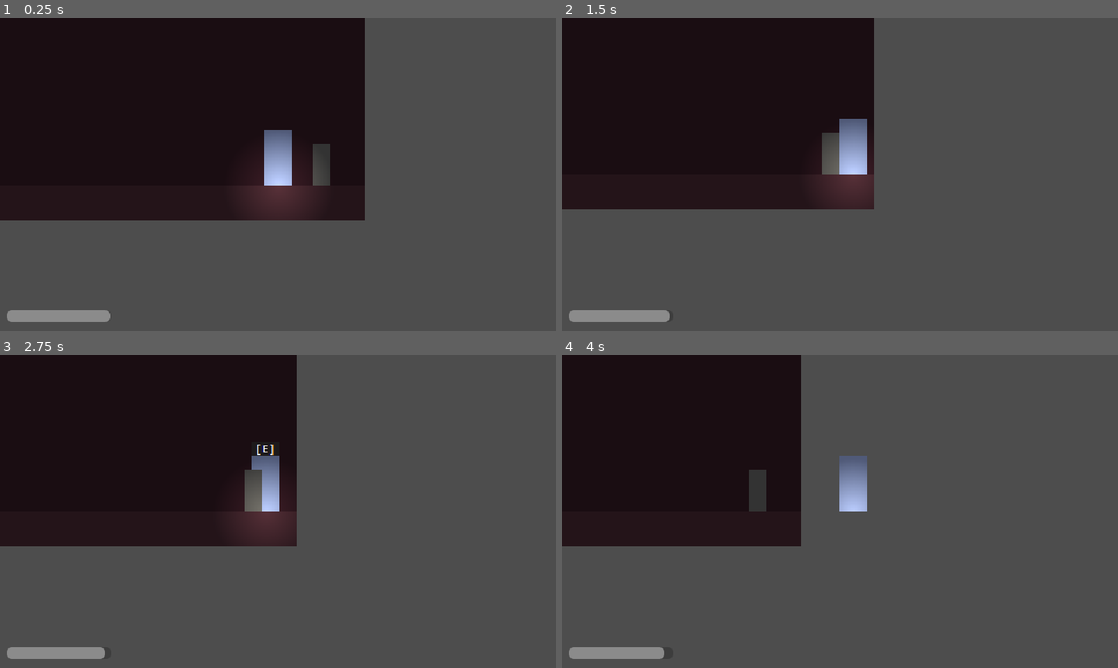
Above: before the commit, frames 1-4 (two rows, left to right).
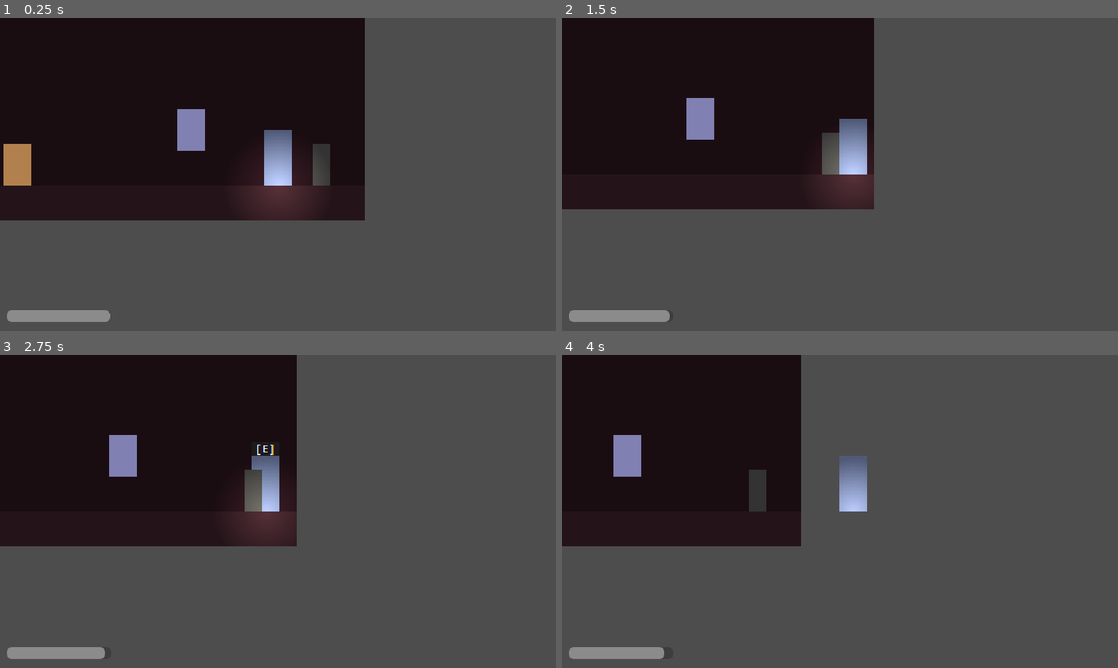
Above: after the commit, the same moments.

Repository: PNVDEVOPS/balagan_game
Game: Godot game, scene res://scenes/rooms/room_bedroom.tscn
Same seed, same stepped clock (60 frames per second), same inputs: the game is played once before the commit and once after it. This scene is started directly instead of the project's main scene.
Inputs:
- Up to frame 1 (0.25 s): no input
- Up to frame 2 (1.5 s): tap Enter at 0.5 s; hold Space (advance_dialogue) 0.53-1.28 s; hold D (move_right) from 0.53 s (still down); tap Q (hide) at 1.35 s
- Up to frame 3 (2.75 s): release D (move_right) at 2.03 s; hold A (move_left) from 2.03 s (still down); hold E (interact) from 2.03 s (still down)
- Up to frame 4 (4 s): release A (move_left) at 2.78 s; release E (interact) at 2.78 s; hold D (move_right) from 2.78 s (still down); tap Shift (run) at 2.85 s; hold Space (advance_dialogue) from 3.53 s (still down)

The runs differ from the first frame. In frame 1, 1.3% of the frame differs, in the area x 0-37%, y 29-54%; in frame 2, 0.7%; in frame 3, 0.7%; in frame 4, 0.7%.
Error in both runs: Invalid call. Nonexistent function 'set_facing' in base 'PointLight2D (flashlight.gd)'. (res://scripts/player/player.gd:22)

Commit message:
feat: bedroom — bishik puzzle, doll artifact, mother diary notes, 700px height

Diff:
--- a/scenes/rooms/room_bedroom.tscn
+++ b/scenes/rooms/room_bedroom.tscn
@@ -7,6 +7,7 @@
 [ext_resource type="Script" path="res://scripts/rooms/room_bedroom_logic.gd" id="5"]
 [ext_resource type="PackedScene" uid="uid://pickable001" path="res://scenes/objects/pickable.tscn" id="6"]
 [ext_resource type="PackedScene" uid="uid://examinable001" path="res://scenes/objects/examinable.tscn" id="7"]
+[ext_resource type="PackedScene" uid="uid://usable001" path="res://scenes/objects/usable.tscn" id="8"]
 
 [sub_resource type="WorldBoundaryShape2D" id="WorldBoundaryShape2D_floor"]
 
@@ -15,57 +16,86 @@
 
 [node name="Background" type="ColorRect" parent="."]
 offset_right = 1800.0
-offset_bottom = 360.0
+offset_bottom = 700.0
 color = Color(0.102, 0.051, 0.071, 1)
 
 [node name="FloorVisual" type="ColorRect" parent="."]
-offset_top = 320.0
+offset_top = 660.0
 offset_right = 1800.0
-offset_bottom = 360.0
+offset_bottom = 700.0
 color = Color(0.14, 0.08, 0.1, 1)
 
 [node name="Floor" type="StaticBody2D" parent="."]
-position = Vector2(0, 320)
+position = Vector2(0, 660)
 
 [node name="CollisionShape2D" type="CollisionShape2D" parent="Floor"]
 shape = SubResource("WorldBoundaryShape2D_floor")
 
 [node name="Player" parent="." instance=ExtResource("1")]
-position = Vector2(1700, 300)
+position = Vector2(1700, 640)
 
 [node name="SpawnPoint" type="Marker2D" parent="."]
-position = Vector2(1700, 300)
+position = Vector2(1700, 640)
 
 [node name="RoomRight" type="Marker2D" parent="."]
 position = Vector2(1800, 180)
 
 [node name="DoorBack" parent="." instance=ExtResource("2")]
-position = Vector2(1750, 320)
+position = Vector2(1750, 660)
 door_id = "door_back"
 
 [node name="Wardrobe" parent="." instance=ExtResource("4")]
-position = Vector2(100, 320)
+position = Vector2(100, 660)
 
 [node name="BedExamine" parent="." instance=ExtResource("7")]
-position = Vector2(700, 320)
+position = Vector2(800, 660)
 examine_text = "Кровать. Постель смята, будто кто-то спал совсем недавно."
 
-[node name="NotePickable" parent="." instance=ExtResource("6")]
-position = Vector2(400, 320)
-item_id = "note_shelf"
-item_name = "Записка"
-pickup_text = "Рукописная записка: «За третьей иконой слева — тайник»."
+[node name="RiddleBishik" parent="." instance=ExtResource("7")]
+position = Vector2(550, 620)
+examine_text = ""
 
-[node name="Shelf" parent="." instance=ExtResource("7")]
-position = Vector2(1200, 320)
-examine_text = "Иконы в ряд. За одной что-то поблёскивает."
+[node name="Bishik" parent="." instance=ExtResource("7")]
+position = Vector2(600, 660)
+examine_text = ""
 
-[node name="AmuletPickable" parent="." instance=ExtResource("6")]
-position = Vector2(1210, 320)
+[node name="KeyPickable" parent="." instance=ExtResource("6")]
+position = Vector2(600, 660)
 visible = false
-monitoring = false
-item_id = "bone_amulet"
-item_name = "Костяной амулет"
-pickup_text = "Холодный. Форма — собачья лапа. Как будто сделан давно, но специально."
+item_id = "chest_key_2"
+item_name = "Старый ключ"
+pickup_text = "Под пелёнкой. Холодный. Кто-то спрятал давно."
+
+[node name="ChestDoll" parent="." instance=ExtResource("8")]
+position = Vector2(1400, 660)
+required_item = "chest_key_2"
+success_text = "Крышка поддаётся. Пахнет старым шёлком."
+fail_text = "Сундук заперт."
+
+[node name="DollPickable" parent="." instance=ExtResource("6")]
+position = Vector2(1400, 660)
+visible = false
+item_id = "doll"
+item_name = "Тряпичная кукла"
+pickup_text = "Маленькая, в шёлке. Одно ухо надорвано. Тёплая."
+
+[node name="NoteMother1" parent="." instance=ExtResource("7")]
+position = Vector2(200, 620)
+examine_text = ""
+
+[node name="NoteMother2" parent="." instance=ExtResource("7")]
+position = Vector2(380, 620)
+examine_text = ""
+
+[node name="NoteMother3" parent="." instance=ExtResource("7")]
+position = Vector2(1600, 620)
+examine_text = ""
+
+[node name="NoteAiyyna3" parent="." instance=ExtResource("7")]
+position = Vector2(1000, 620)
+examine_text = ""
+
+[node name="RoomBottom" type="Marker2D" parent="."]
+position = Vector2(0, 700)
 
 [node name="HUD" parent="." instance=ExtResource("3")]
--- a/scripts/rooms/room_bedroom_logic.gd
+++ b/scripts/rooms/room_bedroom_logic.gd
@@ -1,42 +1,54 @@
 extends Node2D
 
-var note_read: bool = false
-
 func _ready() -> void:
-	if GameManager.artifacts_collected.has("bone_amulet"):
-		var amulet = get_node_or_null("AmuletPickable")
-		if amulet:
-			amulet.queue_free()
-		var note = get_node_or_null("NotePickable")
-		if note:
-			note.queue_free()
+	if GameManager.artifacts_collected.has("doll"):
+		for node_name in ["KeyPickable", "ChestDoll", "DollPickable"]:
+			var n := get_node_or_null(node_name)
+			if n:
+				n.queue_free()
 		return
 
-	var note = get_node_or_null("NotePickable")
-	if note:
-		note.picked_up.connect(func(_id): on_note_picked_up())
+	var riddle := get_node_or_null("RiddleBishik")
+	if riddle:
+		riddle.examined.connect(func(): DialogueManager.start_dialogue("notes/riddle_bishik"))
 
-	var shelf = get_node_or_null("Shelf")
-	if shelf:
-		shelf.examined.connect(on_shelf_examined)
+	var bishik := get_node_or_null("Bishik")
+	if bishik:
+		bishik.examined.connect(_on_bishik_examined)
 
-	var amulet = get_node_or_null("AmuletPickable")
-	if amulet:
-		amulet.picked_up.connect(func(_id): on_amulet_picked_up())
+	var chest := get_node_or_null("ChestDoll")
+	if chest:
+		chest.item_used.connect(_on_chest_used)
 
-func on_note_picked_up() -> void:
-	note_read = true
+	var doll := get_node_or_null("DollPickable")
+	if doll:
+		doll.picked_up.connect(func(_id): _on_doll_picked_up())
 
-func on_shelf_examined() -> void:
-	if note_read or Inventory.has_item("note_shelf"):
-		var amulet = get_node_or_null("AmuletPickable")
-		if amulet:
-			amulet.visible = true
-			amulet.set_deferred("monitoring", true)
-			DialogueManager.show_text("", "За иконой что-то спрятано...")
+	for note_data in [["NoteMother1", "notes/note_mother_1"], ["NoteMother2", "notes/note_mother_2"],
+			["NoteMother3", "notes/note_mother_3"], ["NoteAiyyna3", "notes/note_aiyyna_3"]]:
+		var note := get_node_or_null(note_data[0])
+		var key: String = note_data[1]
+		if note:
+			note.examined.connect(func(): DialogueManager.start_dialogue(key))
 
-func on_amulet_picked_up() -> void:
-	GameManager.collect_artifact("bone_amulet")
+func _on_bishik_examined() -> void:
+	var key := get_node_or_null("KeyPickable")
+	if key and not key.visible:
+		DialogueManager.show_text("", "Пустая колыбель. Под покрывалом — что-то твёрдое.")
+		await DialogueManager.dialogue_finished
+		key.visible = true
+		key.set_deferred("monitoring", true)
+	else:
+		DialogueManager.show_text("", "Колыбель качается сама. Без ребёнка. Без матери.")
+
+func _on_chest_used() -> void:
+	var doll := get_node_or_null("DollPickable")
+	if doll:
+		doll.visible = true
+		doll.set_deferred("monitoring", true)
+
+func _on_doll_picked_up() -> void:
+	GameManager.collect_artifact("doll")
 	_trigger_flashback()
 
 func _trigger_flashback() -> void:
@@ -50,7 +62,7 @@
 	tween.tween_property(bg, "color", Color(0.24, 0.17, 0.1), 1.0)
 	await tween.finished
 	await get_tree().create_timer(2.0).timeout
-	DialogueManager.start_dialogue("chapter2_balagan/flashback_amulet")
+	DialogueManager.start_dialogue("notes/artifact_doll")
 	await DialogueManager.dialogue_finished
 	tween = create_tween()
 	tween.tween_property(bg, "color", original_color, 1.0)
Not shown: 1 places in scenes/rooms/room_bedroom.tscn that only renumber resources
